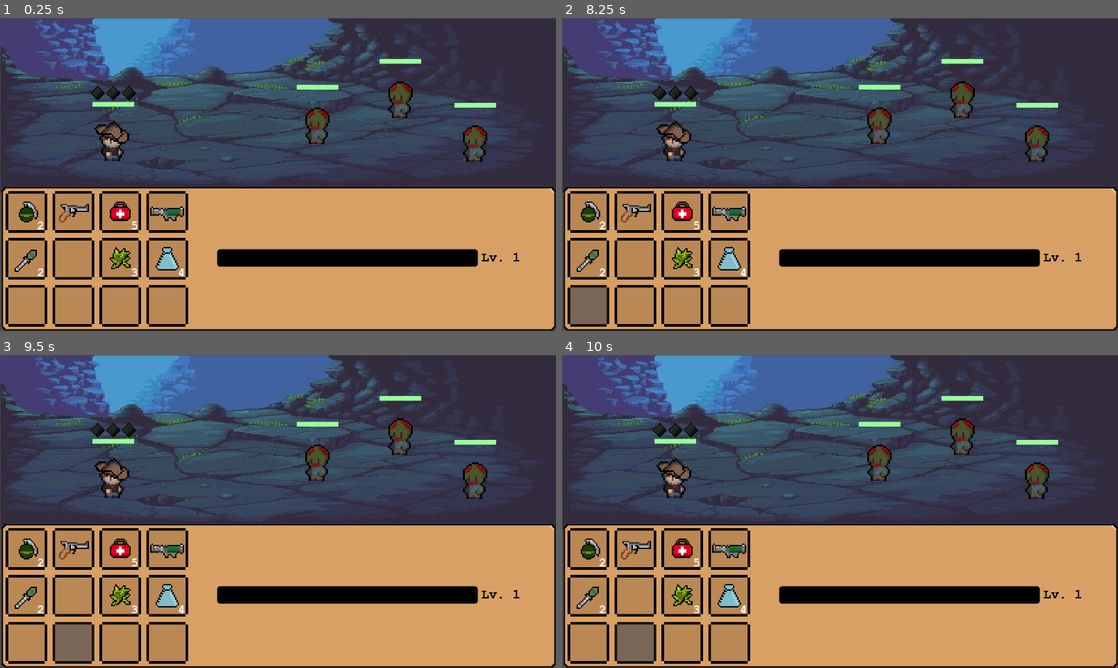
Above: before the commit, frames 1-4 (two rows, left to right).
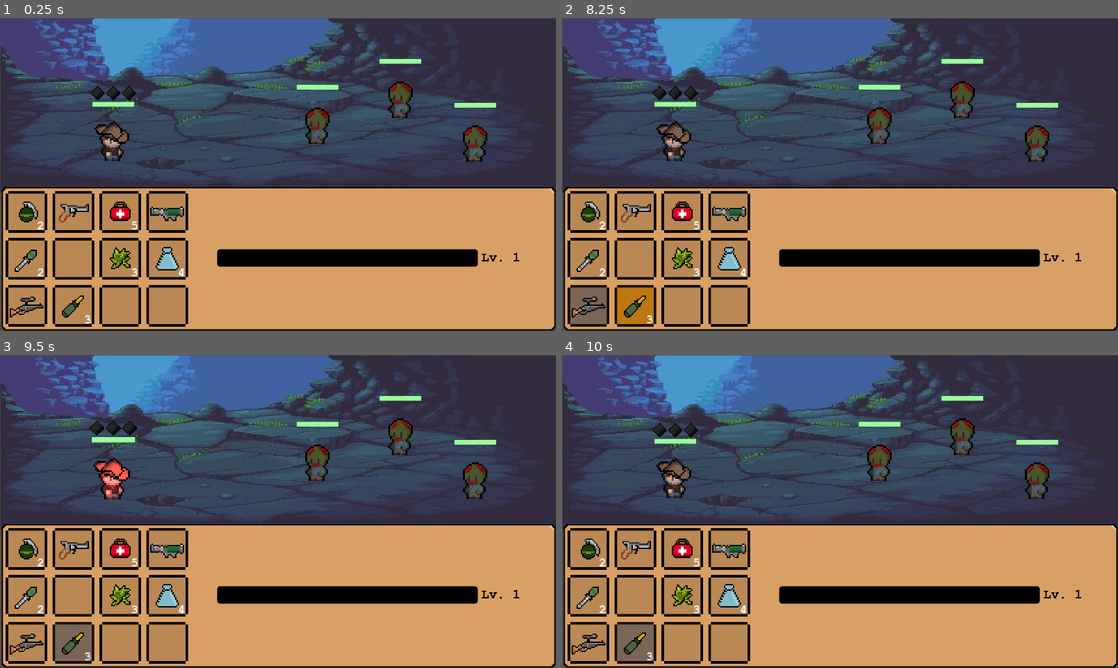
Above: after the commit, the same moments.

Repository: BernardoFioreze/DeadAgain
Game: Godot game, scene res://Scenes/Main.tscn
The game is run twice, just before and just after one commit, with the same random seed, the same clock (stepped at 60 frames per second) and the same inputs.
Inputs (mouse positions are in pixels of both pictures, inside the frame that each line leads up to):
- Up to frame 1 (0.25 s): no input
- Up to frame 2 (8.25 s): tap Enter at 0.5, 2, 3.5 s; drag from (673, 133) to (895, 105) at 0.52 s; tap Space at 1.25, 2.75, 4.25 s; drag from (962, 89) to (812, 237) at 1.27 s; move the mouse to (589, 212) at 2.02 s; hold Ctrl 2.03-2.75 s; click (589, 212) at 2.17 s; drag from (634, 212) to (673, 127) at 2.77 s; drag from (684, 212) to (867, 174) at 3.52 s; drag from (728, 212) to (756, 96) at 4.27 s; move the mouse to (589, 259) at 5.02 s; hold Ctrl 5.03-5.75 s; click (589, 259) at 5.17 s; drag from (634, 259) to (728, 190) at 5.77 s; drag from (684, 259) to (895, 105) at 6.52 s; drag from (728, 259) to (812, 237) at 7.27 s; move the mouse to (589, 305) at 8.02 s; hold Ctrl from 8.03 s (still down); click (589, 305) at 8.17 s
- Up to frame 3 (9.5 s): release Ctrl at 8.75 s; drag from (72, 642) to (111, 464) at 8.77 s
- Up to frame 4 (10 s): move the mouse to (1006, 558) at 9.52 s; hold Ctrl from 9.53 s (still down); click (1006, 558) at 9.67 s

The runs differ from the first frame. In frame 1, 0.3% of the frame differs, in the area x 1-29%, y 60-98%; in frame 2, 0.9%; in frame 3, 1.0%, in the area x 1-29%, y 21-98%; in frame 4, 0.3%.

Commit message:
Criada sniper

Diff:
--- /dev/null
+++ b/Inventory/Items_resources/sniper.tres
@@ -0,0 +1,18 @@
+[gd_resource type="Resource" script_class="InvItem" load_steps=4 format=3 uid="uid://br2fll54p06vd"]
+
+[ext_resource type="Script" uid="uid://7hhtx6fswij6" path="res://Inventory/Items_scripts/inventory_item.gd" id="1_th48x"]
+[ext_resource type="Resource" uid="uid://bej5g4ue7i4nn" path="res://Inventory/Items_resources/sniperAmmo.tres" id="1_uwqsr"]
+[ext_resource type="Texture2D" uid="uid://fu85qcbbqqq3" path="res://Assets/Inventory/Items/Sniper.png" id="2_uwqsr"]
+
+[resource]
+script = ExtResource("1_th48x")
+name = "sniper"
+texture = ExtResource("2_uwqsr")
+item_type = "Attack"
+consumable = false
+intensity = 50
+areaDamage = false
+requiresAmmo = true
+missPercentage = 0.0
+requiredAmmo = ExtResource("1_uwqsr")
+metadata/_custom_type_script = "uid://7hhtx6fswij6"
--- /dev/null
+++ b/Inventory/Items_resources/sniperAmmo.tres
@@ -0,0 +1,16 @@
+[gd_resource type="Resource" script_class="InvItem" load_steps=3 format=3 uid="uid://bej5g4ue7i4nn"]
+
+[ext_resource type="Script" uid="uid://7hhtx6fswij6" path="res://Inventory/Items_scripts/inventory_item.gd" id="1_w1kkl"]
+[ext_resource type="Texture2D" uid="uid://due28rabk3ndf" path="res://Assets/Inventory/Items/SniperAmmo.png" id="2_h21vw"]
+
+[resource]
+script = ExtResource("1_w1kkl")
+name = "sniperAmmo"
+texture = ExtResource("2_h21vw")
+item_type = "Receipt"
+consumable = true
+intensity = 0
+areaDamage = false
+requiresAmmo = false
+missPercentage = 0.0
+metadata/_custom_type_script = "uid://7hhtx6fswij6"
--- a/Inventory/playerinv.tres
+++ b/Inventory/playerinv.tres
@@ -9,6 +9,8 @@
 [ext_resource type="Resource" uid="uid://cl62ownpr7q5h" path="res://Inventory/Items_resources/herb.tres" id="6_ci5v0"]
 [ext_resource type="Resource" uid="uid://whl3jlqj4t4f" path="res://Inventory/Items_resources/flask.tres" id="7_5rcky"]
 [ext_resource type="Resource" uid="uid://b0bbbcxxfybg" path="res://Inventory/Items_resources/rpgAmmo.tres" id="7_i2tkw"]
+[ext_resource type="Resource" uid="uid://br2fll54p06vd" path="res://Inventory/Items_resources/sniper.tres" id="10_wlldp"]
+[ext_resource type="Resource" uid="uid://bej5g4ue7i4nn" path="res://Inventory/Items_resources/sniperAmmo.tres" id="11_bmw14"]
 
 [sub_resource type="Resource" id="Resource_7ec12"]
 script = ExtResource("2_7ec12")
@@ -59,12 +61,14 @@
 
 [sub_resource type="Resource" id="Resource_bmw14"]
 script = ExtResource("2_7ec12")
+item = ExtResource("10_wlldp")
 quantidade = 0
 metadata/_custom_type_script = "uid://dtdu3db4ji4ot"
 
 [sub_resource type="Resource" id="Resource_vuknw"]
 script = ExtResource("2_7ec12")
-quantidade = 0
+item = ExtResource("11_bmw14")
+quantidade = 3
 metadata/_custom_type_script = "uid://dtdu3db4ji4ot"
 
 [sub_resource type="Resource" id="Resource_yc7qm"]
--- a/Scripts/inv_ui.gd
+++ b/Scripts/inv_ui.gd
@@ -15,14 +15,23 @@
 	visible = true
 
 func update_slots(combinable_item: InvItem = null):
+	var selected_item = inv.get_selected_item()
+	var required_ammo: InvItem = null
+
+	if selected_item and selected_item.requires_ammo():
+		required_ammo = selected_item.get_required_ammo()
+
 	for i in range(min(inv.slots.size(), slots.size())):
 		var combinable := false
 		if combinable_item and inv.slots[i].item:
 			var book = ReceiptBook.new()
 			combinable = book.get_receipt(inv.slots[i].item, combinable_item) != null
 
-		slots[i].update(inv.slots[i], i == inv.selected_index, combinable)
+		var highlight_ammo := false
+		if required_ammo and inv.slots[i].item == required_ammo and inv.slots[i].quantidade > 0:
+			highlight_ammo = true
 
+		slots[i].update(inv.slots[i], i == inv.selected_index, combinable, highlight_ammo)
 
 func _on_slot_clicked(index: int):
 	inv.select(index)
--- a/Scripts/inv_ui_slot.gd
+++ b/Scripts/inv_ui_slot.gd
@@ -13,7 +13,7 @@
 	my_index = index
 	inv_ui = inv_ui_ref
 
-func update(slot: InvSlot, is_selected: bool = false, combinable: bool = false):
+func update(slot: InvSlot, is_selected: bool = false, combinable: bool = false, highlight_ammo: bool = false):
 	if !slot.item:
 		item_visual.visible = false
 		quantidade_label.visible = false
@@ -26,12 +26,15 @@
 		else:
 			quantidade_label.visible = false
 
-	if is_selected:
-		$Slot.modulate = Color(0.6, 0.7, 1, 0.9)  # azul: slot selecionado
+	# Controle de cor:
+	if highlight_ammo:
+		$Slot.modulate = Color(1, 0.85, 0.1, 0.9)  # amarelo para munição disponível
+	elif is_selected:
+		$Slot.modulate = Color(0.6, 0.7, 1, 0.9)  # azul para selecionado
 	elif combinable:
-		$Slot.modulate = Color(0.6, 0.0, 1.0, 0.9)  # roxo
+		$Slot.modulate = Color(0.6, 0.0, 1.0, 0.9)  # roxo para combinável
 	else:
-		$Slot.modulate = Color(1, 1, 1)  # padrão
+		$Slot.modulate = Color(1, 1, 1)
 
 func _on_gui_input(event: InputEvent) -> void:
 	if event is InputEventMouseButton and event.pressed and event.button_index == MOUSE_BUTTON_LEFT:
Binary file changed: Assets/Inventory/Items/RPG.png
Binary file added: Assets/Inventory/Items/Sniper.png
Not shown, added: Assets/Inventory/Items/Sniper.png.import
Binary file added: Assets/Inventory/Items/SniperAmmo.png
Not shown, added: Assets/Inventory/Items/SniperAmmo.png.import
Not shown: 1 places in Inventory/playerinv.tres that only renumber resources
